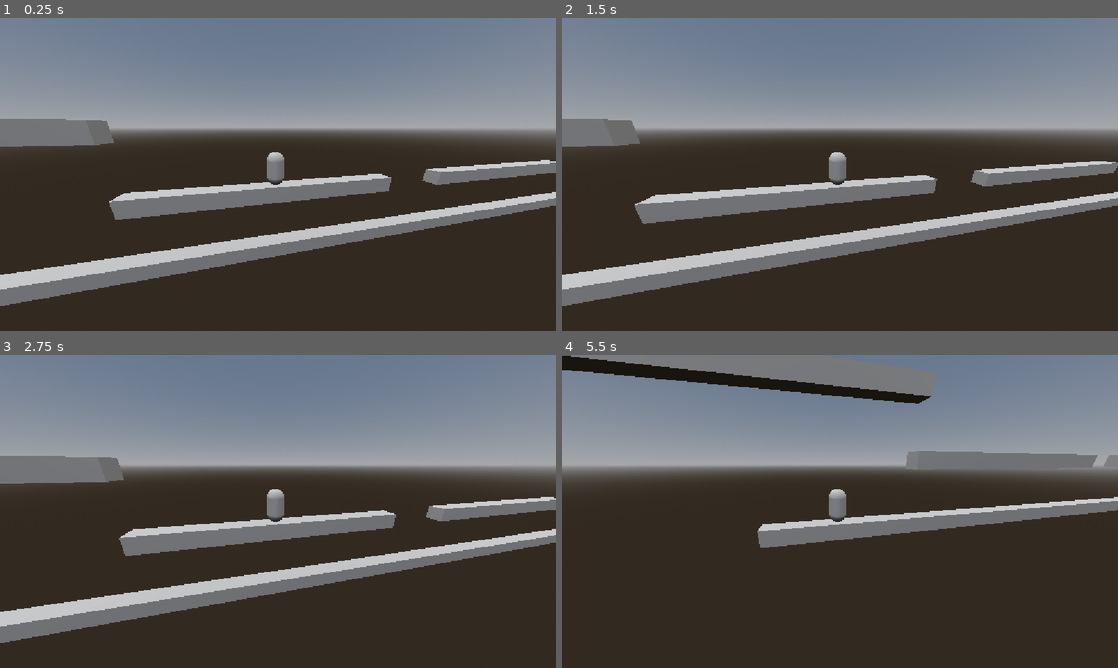
Above: before the commit, frames 1-4 (two rows, left to right).
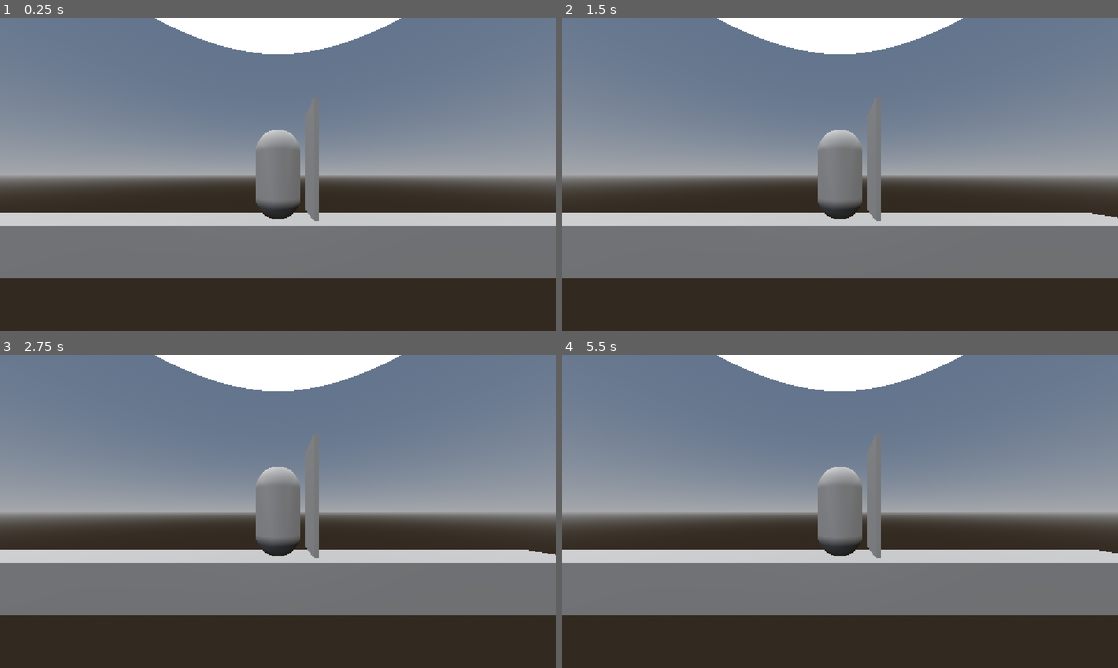
Above: after the commit, the same moments.

Repository: Derpest2Dude/AGL-Mini-Game-Jam-Team-2
Game: Godot game, scene res://Scenes/Test Scenes/jason_test.tscn
The game is run twice, just before and just after one commit, with the same random seed, the same clock (stepped at 60 frames per second) and the same inputs. The project has no main scene, so this scene is started directly.
Inputs:
- Up to frame 1 (0.25 s): no input
- Up to frame 2 (1.5 s): tap Enter at 0.5 s; hold D (move_right) 0.53-1.28 s; hold W (jump) 0.53-1.28 s; hold A (move_left) from 1.28 s (still down); tap W (jump) at 1.35 s
- Up to frame 3 (2.75 s): tap W (jump) at 1.52, 1.82 s; release A (move_left) at 2.03 s; hold D (move_right) from 2.03 s (still down); hold W (jump) from 2.03 s (still down)
- Up to frame 4 (5.5 s): release W (jump) at 2.78 s; tap W (jump) at 2.85, 3.02, 3.32, 4.35, 4.52, 4.82 s; release D (move_right) at 3.53 s; hold W (jump) 3.53-4.28 s; hold A (move_left) from 3.53 s (still down); hold W (jump) from 5.03 s (still down)

The runs differ from the first frame. In frame 1, 55% of the frame differs, in the area x 0-100%, y 0-92%; in frame 2, 55%; in frame 3, 55%; in frame 4, 56%, in the area x 0-100%, y 0-84%.

Commit message:
Add ledge detection box

Diff:
--- a/Scenes/Test Scenes/character_body_3d.gd
+++ b/Scenes/Test Scenes/character_body_3d.gd
@@ -7,11 +7,13 @@
 const GRAVITY = Vector3(0, -9.8, 0) * 5
 const JUMP_VELOCITY = 7
 const JUMP_INITIAL_ACCEL = 2
+const JUMP_DECEL = 10
 var jump_accel = 0
 var direction = 1
-
+var mantling = false
 
 func _physics_process(delta: float) -> void:
+
 	# Add the gravity.
 	if not is_on_floor():
 		velocity += GRAVITY * delta
@@ -25,7 +27,7 @@
 		velocity.y += jump_accel
 
 	if jump_accel >= 0:
-		jump_accel -= delta * -get_gravity().y
+		jump_accel -= delta * JUMP_DECEL
 
 	# Get the input direction and handle the movement/deceleration.
 	if Input.is_action_just_pressed("move_left"):
@@ -42,3 +44,18 @@
 			velocity.x = move_toward(velocity.x, 0, MOVE_DECEL)
 
 	move_and_slide()
+
+
+func _on_ledge_detection_body_entered(body: Node3D) -> void:
+	if body is not CharacterBody3D:
+
+		mantling = true
+		print(body.get_path())
+		print(mantling)
+
+
+func _on_ledge_detection_body_exited(body: Node3D) -> void:
+	if body is not CharacterBody3D:
+		mantling = false
+		print(body.get_path())
+		print(mantling)
--- a/Scenes/Test Scenes/jason_test.tscn
+++ b/Scenes/Test Scenes/jason_test.tscn
@@ -21,7 +21,7 @@
 transform = Transform3D(1, 0, 0, 0, 1, 0, 0, 0, 1, 0, 2.3088887, 0.44023466)
 
 [node name="Camera3D" type="Camera3D" parent="TestPlayer" unique_id=977520637]
-transform = Transform3D(0.9764976, 0.06480297, -0.20555542, 0, 0.95372814, 0.3006703, 0.21552832, -0.2936038, 0.9313132, -1.6904066, 2.3124087, 8.325491)
+transform = Transform3D(1, 0, 0, 0, 1, 0, 0, 0, 1, 0, 0, 3.3826776)
 fov = 92.81249
 
 [node name="DirectionalLight3D" type="DirectionalLight3D" parent="." unique_id=1370104305]
--- a/Scenes/Test Scenes/test_player.tscn
+++ b/Scenes/Test Scenes/test_player.tscn
@@ -7,12 +7,30 @@
 
 [sub_resource type="CapsuleMesh" id="CapsuleMesh_qk2o7"]
 
+[sub_resource type="BoxShape3D" id="BoxShape3D_qk2o7"]
+size = Vector3(0.1, 2.4, 1)
+
+[sub_resource type="BoxMesh" id="BoxMesh_avojk"]
+size = Vector3(0.1, 2.4, 1)
+
 [node name="TestPlayer" type="CharacterBody3D" unique_id=684845934]
 axis_lock_linear_z = true
 script = ExtResource("1_na2o5")
 
-[node name="CollisionShape3D" type="CollisionShape3D" parent="." unique_id=1282361003]
+[node name="Body" type="CollisionShape3D" parent="." unique_id=1282361003]
 shape = SubResource("BoxShape3D_3aq01")
 
-[node name="MeshInstance3D" type="MeshInstance3D" parent="CollisionShape3D" unique_id=1287905454]
+[node name="MeshInstance3D" type="MeshInstance3D" parent="Body" unique_id=1287905454]
 mesh = SubResource("CapsuleMesh_qk2o7")
+
+[node name="LedgeDetection" type="Area3D" parent="." unique_id=841960432]
+
+[node name="CollisionShape3D" type="CollisionShape3D" parent="LedgeDetection" unique_id=1209264873]
+transform = Transform3D(1, 0, 0, 0, 1, 0, 0, 0, 1, 0.7485474, 0.29999995, 0)
+shape = SubResource("BoxShape3D_qk2o7")
+
+[node name="MeshInstance3D2" type="MeshInstance3D" parent="LedgeDetection/CollisionShape3D" unique_id=1850866964]
+mesh = SubResource("BoxMesh_avojk")
+
+[connection signal="body_entered" from="LedgeDetection" to="." method="_on_ledge_detection_body_entered"]
+[connection signal="body_exited" from="LedgeDetection" to="." method="_on_ledge_detection_body_exited"]
